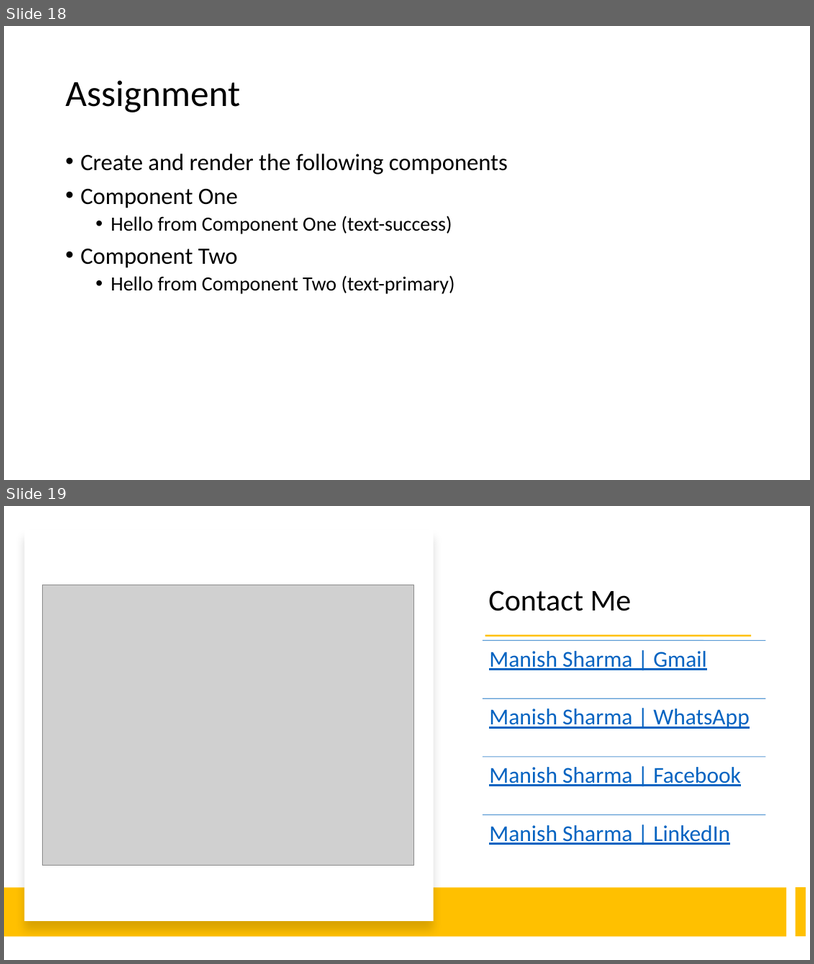
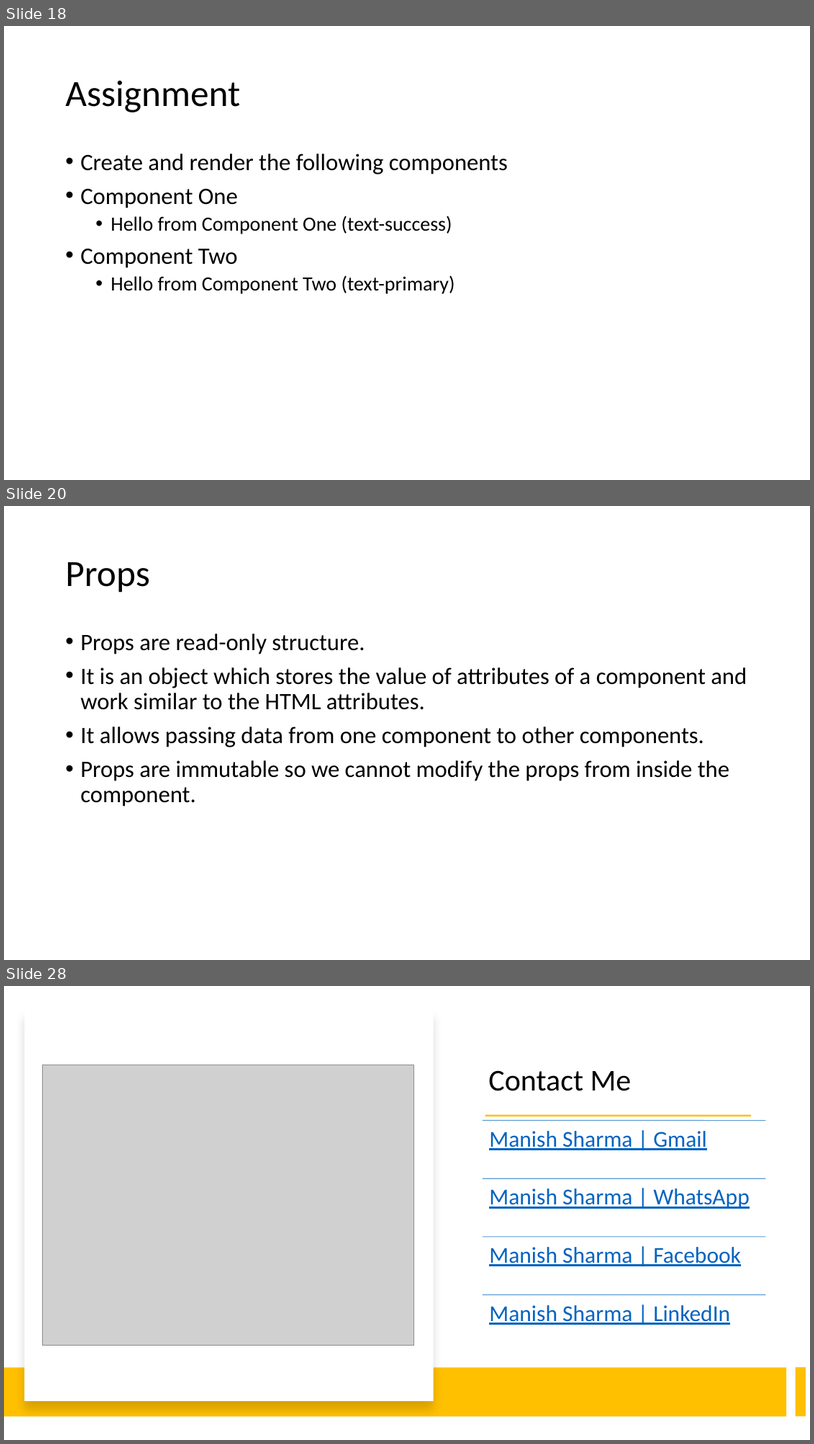
Before and after one commit to manishvbn/ReactJS_WE_Jun22, a slide deck: Notes/React.pptx. Shown one above the other, each under a label of ours: slides 18 and 19 before the commit, slides 18, 20 and 28 after it; the slides between them are not shown. The pictures are 814x964 and 814x1444 pixels, drawn with LibreOffice and Linux fonts; fonts in the diff are those of the drawing; grey boxes stand for pictures. Boxes give left, top, right and bottom in pixels: in the first picture for what was removed or moved away, otherwise in the second. Text is boxed around its words. In the diff, an @@ line names an element or a change of style, - is before the commit and + after.

```diff
--- a/Notes/React.pptx
+++ b/Notes/React.pptx
@@ slide 20 added at box(4, 506, 810, 960), background #FFFFFF @@
@@ title added at box(65, 562, 149, 592), 44 pt, text #000000 @@
+Props
@@ text added at box(80, 633, 747, 806), 28 pt, text #000000 @@
+• Props are read-only structure.
+• It is an object which stores the value of attributes of a component and work similar to the HTML attributes.
+• It allows passing data from one component to other components.
+• Props are immutable so we cannot modify the props from inside the component.
@@ what was slide 19 is now slide 28 @@
```
Also in this commit, not shown: 8 other slides added.
